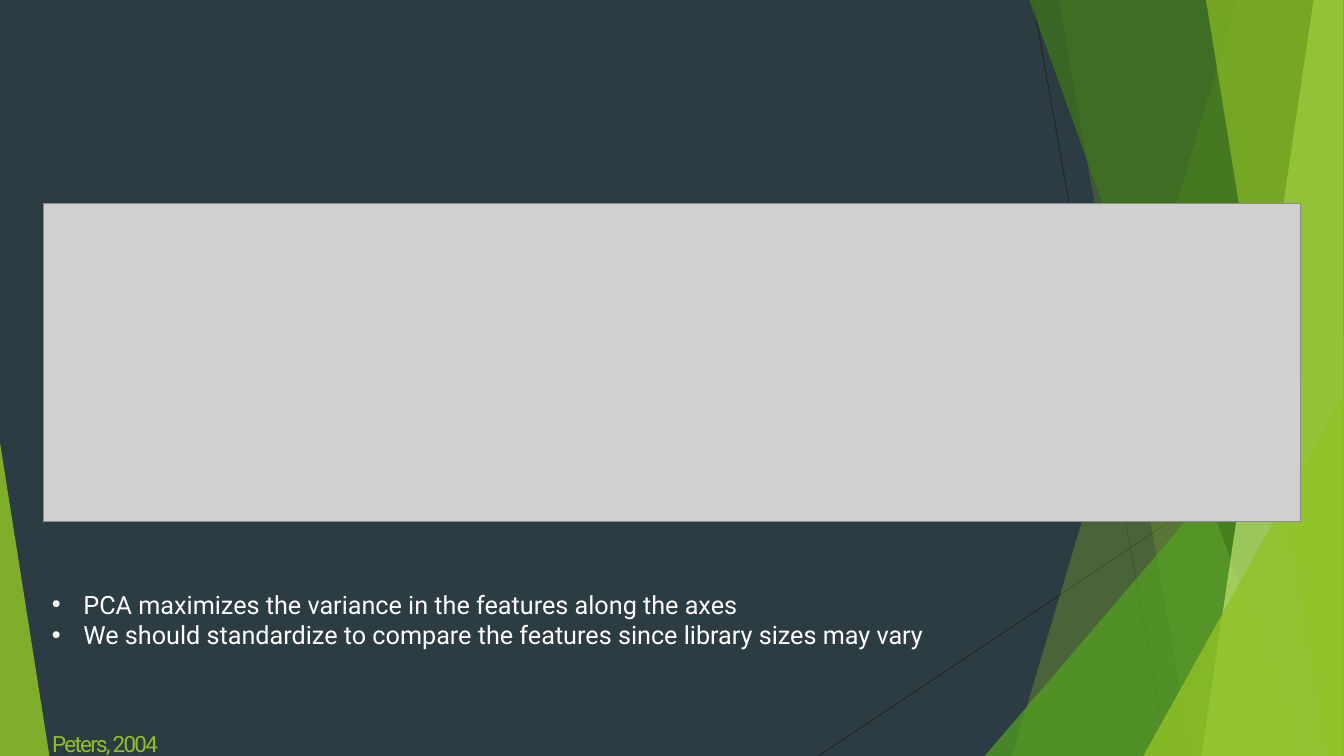
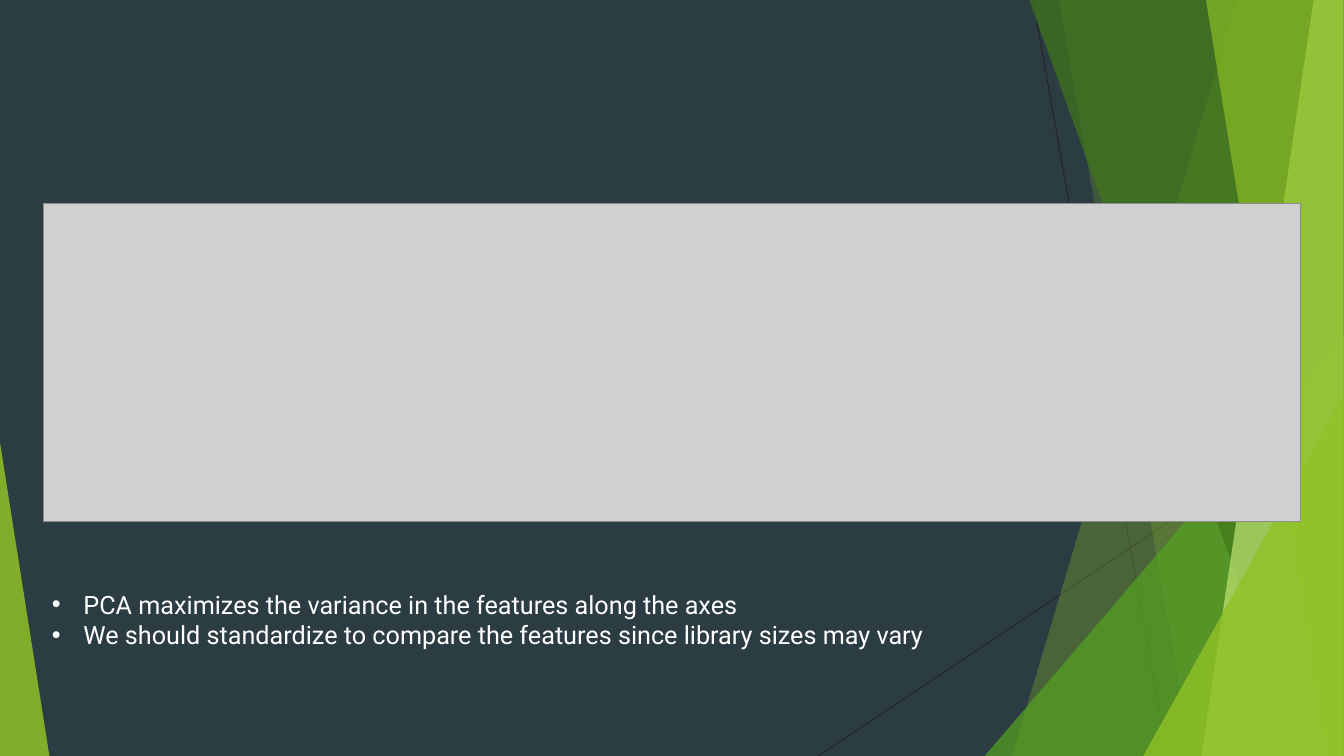
Before and after one commit to jessmhoehner/IBS574Spring2020, a slide deck: slide 9 of class notes/Python Basics (Practice).pptx. Drawn at 1344x756 pixels with LibreOffice and Linux fonts; fonts in the diff are those of the drawing; grey boxes stand for pictures. Boxes give left, top, right and bottom in pixels: in the first picture for what was removed or moved away, otherwise in the second. Text is boxed around its words. In the diff, an @@ line names an element or a change of style, - is before the commit and + after.

```diff
--- a/class notes/Python Basics (Practice).pptx
+++ b/class notes/Python Basics (Practice).pptx
@@ text removed at bbox=[52, 736, 158, 755] @@
-Peters, 2004
```
Also in this commit, not shown: 3 slides added, 3 slides removed.
